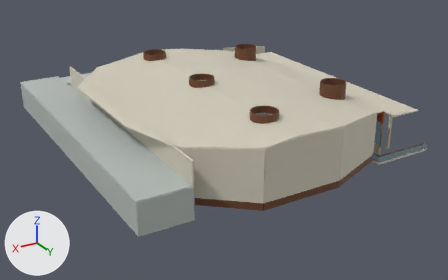
What one commit did to the Blender file BlenderCatalogue/assets/thread_shell_architecture/source/AST-RTL-007.blend.
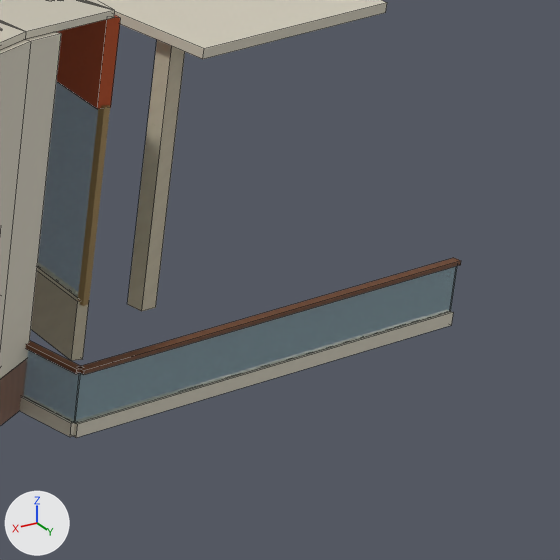
Each version appears first whole from a 50 mm camera at (54.3, 66.0, 31.9) aimed at (15.1, 0.7, -0.7), and next in a close-up on the part from 82% to 98% of the width and 39% to 64% of the height. Arrows for +X, +Y and +Z are at lower left; the lights stay in place. The last two pictures show the newer version. The close-ups show mesh edges as thin lines.

The first close-up shows 'TAIL_DisplayPlinth_0', 'TAIL_FrontGlass_0', 'TAIL_PorchBearing_-231', 'TAIL_PromenadeCanopy', 'TAIL_PromenadeEdge_17_glass', 'TAIL_PromenadeEdge_18_base', 'TAIL_PromenadeEdge_18_cap', 'TAIL_PromenadeEdge_18_glass', 'TAIL_PublicCeiling_2', 'TAIL_PublicWall_16_0', 'TAIL_PublicWall_16_1', 'TAIL_TerracottaFascia_0' and 6 more.
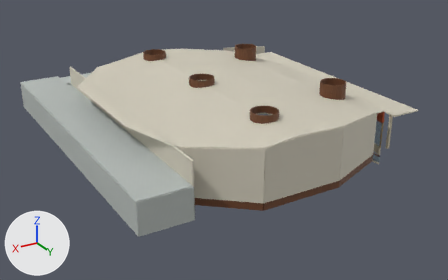
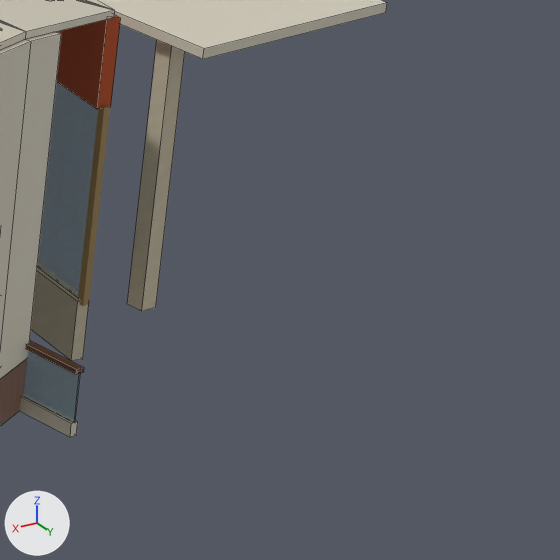
The change, as JSON lines over the scene's bpy script:
```json
{"op": "remove", "block": "ob_tail_promenadeedge_18_base", "code": ["ob_tail_promenadeedge_18_base = bpy.data.objects.new('TAIL_PromenadeEdge_18_base', me_tail_promenadeedge_18_base)", "ob_tail_promenadeedge_18_base.location = (0.0, 0.0, 0.0)"]}
{"op": "remove", "block": "ob_tail_promenadeedge_18_glass", "code": ["ob_tail_promenadeedge_18_glass = bpy.data.objects.new('TAIL_PromenadeEdge_18_glass', me_tail_promenadeedge_18_glass)", "ob_tail_promenadeedge_18_glass.location = (0.0, 0.0, 0.0)"]}
{"op": "remove", "block": "ob_tail_promenadeedge_18_cap", "code": ["ob_tail_promenadeedge_18_cap = bpy.data.objects.new('TAIL_PromenadeEdge_18_cap', me_tail_promenadeedge_18_cap)", "ob_tail_promenadeedge_18_cap.location = (0.0, 0.0, 0.0)"]}
```

Pixel boxes [x1, y1, x2, y2] of what changed, in the close-ups (560 x 560 px):
```json
{"object": "TAIL_PromenadeEdge_18_glass", "change": "deleted", "before": [75, 266, 457, 423]}
{"object": "TAIL_PromenadeEdge_18_base", "change": "deleted", "before": [73, 311, 454, 438]}
{"object": "TAIL_PromenadeEdge_18_cap", "change": "deleted", "before": [78, 258, 461, 375]}
```
